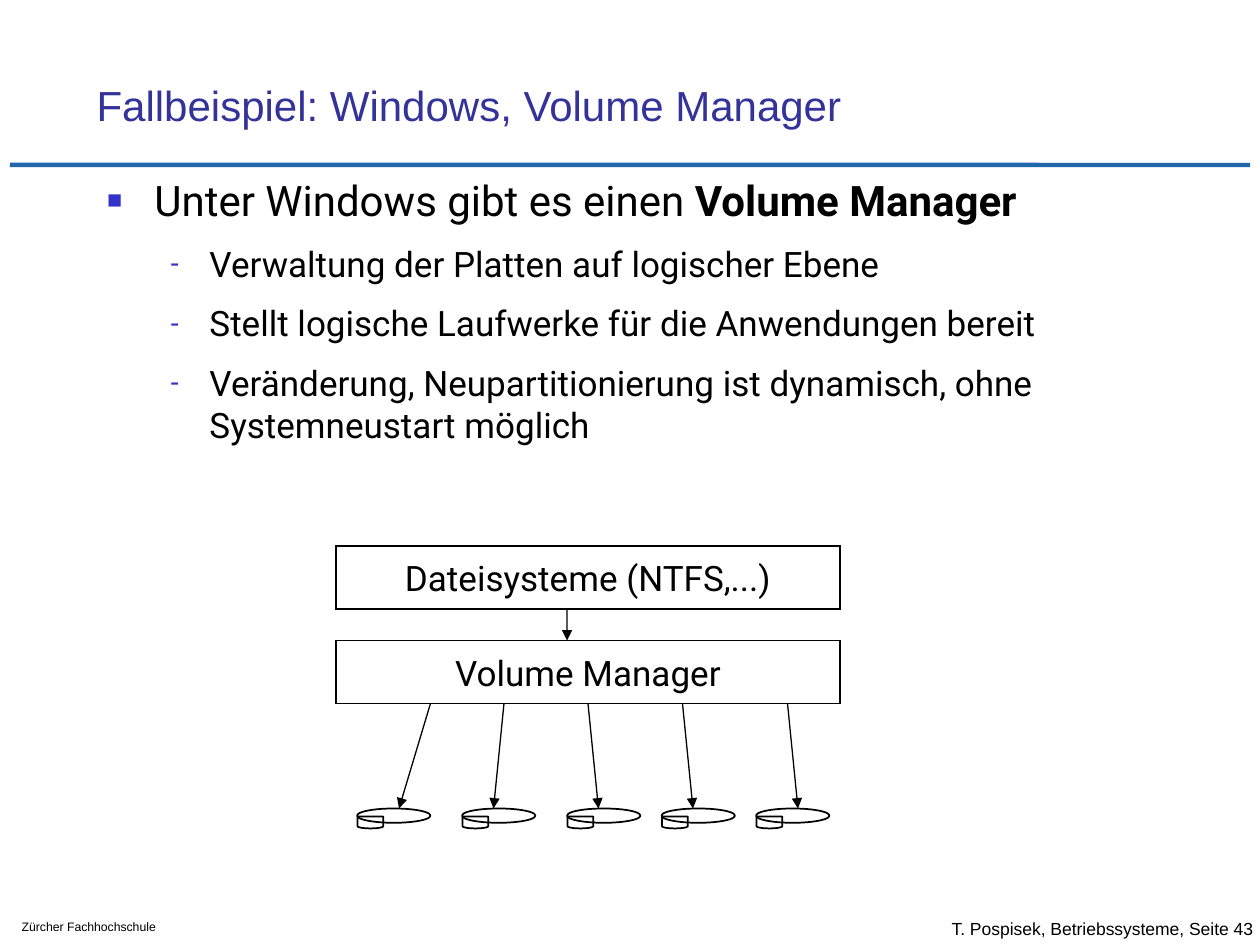
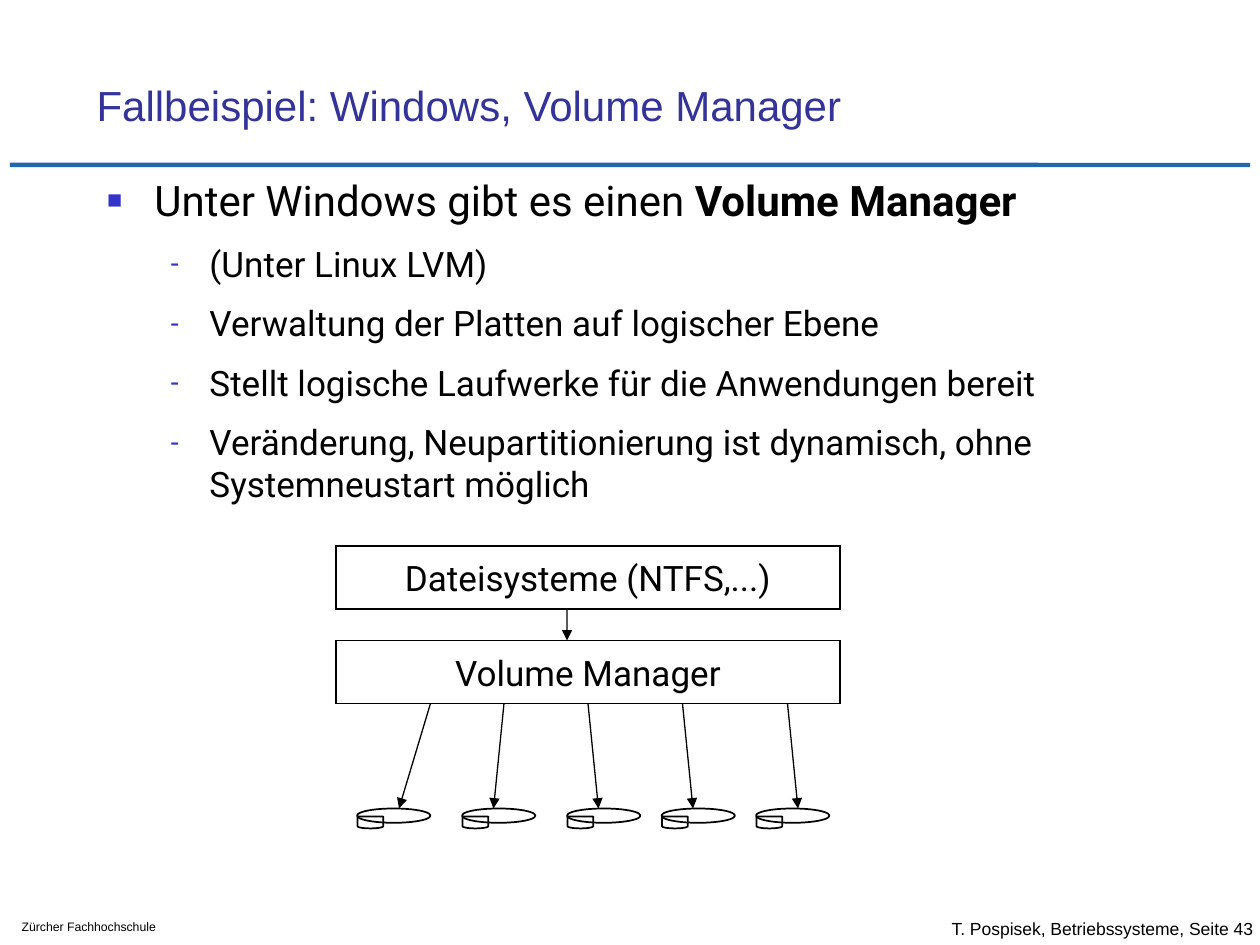
Before and after one commit to tpo/betriebssysteme, a slide deck: slide 43 of 12_Geraete_und_Dateiverwaltung.odp. Drawn at 1260x945 pixels with LibreOffice and Linux fonts; fonts in the diff are those of the drawing; background and template pictures are left out. Boxes give left, top, right and bottom in pixels: in the first picture for what was removed or moved away, otherwise in the second. Text is boxed around its words. In the diff, an @@ line names an element or a change of style, - is before the commit and + after.

```diff
--- a/12_Geraete_und_Dateiverwaltung.odp
+++ b/12_Geraete_und_Dateiverwaltung.odp
@@ text at box(209, 249, 487, 285): paragraph added @@
+  – (Unter Linux LVM)
```
Also in this commit, not shown: 2 other slides changed, 1 other file.
